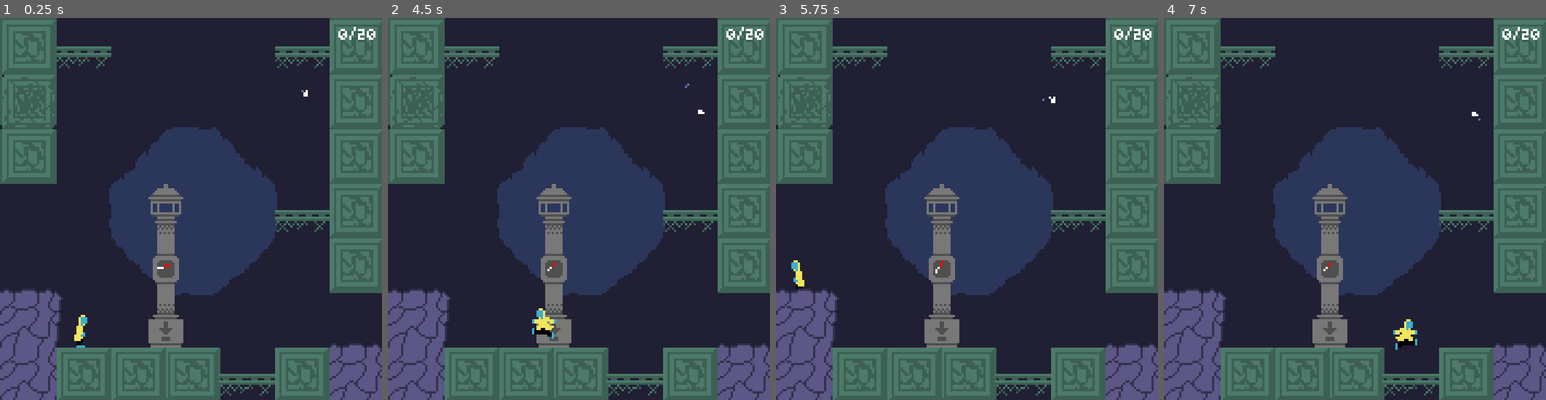
Above: before the commit, frames 1-4 (left to right).
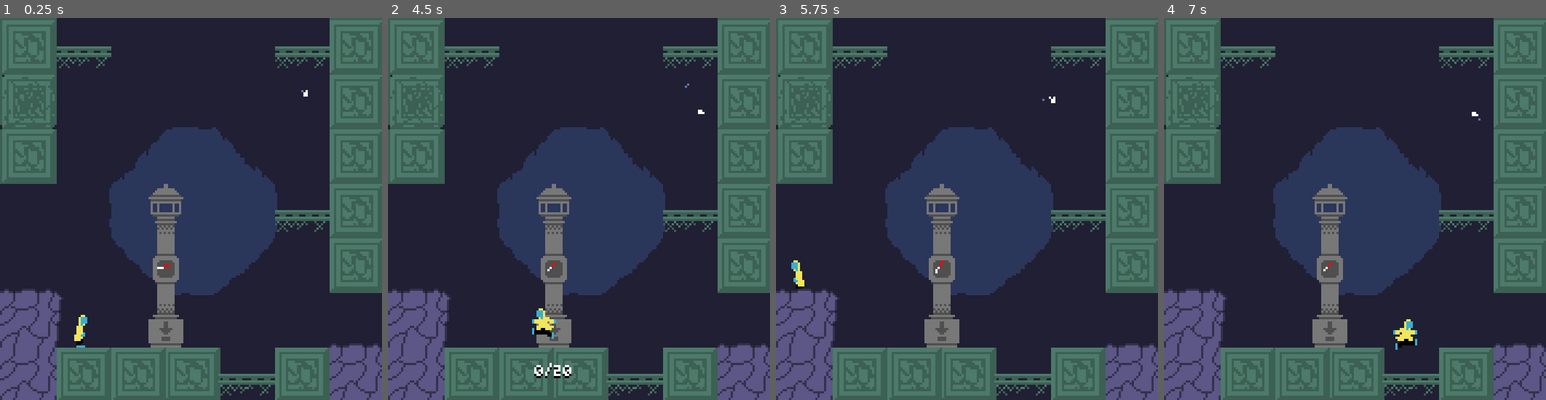
Above: after the commit, the same moments.

Repository: tabrasel/Glowkeeper
Game: Godot game, scene res://scenes/game.tscn
Two runs of this game, one before a commit and one after it. Both use one fixed random seed, a clock stepped at 60 frames per second and the inputs below.
Inputs:
- Up to frame 1 (0.25 s): no input
- Up to frame 2 (4.5 s): hold Right (ui_right) 0.53-1.28 s; tap Z (jump) at 0.77, 1.52, 3.02, 3.77 s; hold Down (ui_down) 1.28-2.03 s; tap Enter at 2 s; hold Right (ui_right) 2.03-3.53 s; hold Left (ui_left) from 3.53 s (still down)
- Up to frame 3 (5.75 s): tap Z (jump) at 4.52 s; release Left (ui_left) at 5.03 s; hold Down (ui_down) from 5.03 s (still down)
- Up to frame 4 (7 s): tap Space at 5.75 s; release Down (ui_down) at 5.78 s; hold Right (ui_right) from 5.78 s (still down); tap Z (jump) at 6.02, 6.77 s

The runs differ from the first frame. In frame 1, 0.1% of the frame differs, in the area x 88-99%, y 2-6%; in frame 2, 0.3%, in the area x 38-99%, y 2-95%; in frame 3, 0.1%; in frame 4, 0.1%.

Commit message:
Give lantern a firefly counter and deposit sfx

Diff:
--- a/scenes/game.tscn
+++ b/scenes/game.tscn
@@ -245,7 +245,7 @@
 tracks/3/type = "method"
 tracks/3/imported = false
 tracks/3/enabled = true
-tracks/3/path = NodePath("%Lantern")
+tracks/3/path = NodePath("../../TileMap/Lantern")
 tracks/3/interp = 1
 tracks/3/loop_wrap = true
 tracks/3/keys = {
@@ -267,10 +267,6 @@
 [node name="GameManager" type="Node" parent="."]
 unique_name_in_owner = true
 script = ExtResource("1_3yjid")
-
-[node name="Lantern" parent="." instance=ExtResource("10_6ajhw")]
-unique_name_in_owner = true
-position = Vector2(75, 150)
 
 [node name="Player" parent="." instance=ExtResource("1_apqri")]
 unique_name_in_owner = true
@@ -332,6 +328,10 @@
 trail_section_subdivisions = 1
 script = ExtResource("4_lkeic")
 
+[node name="Lantern" parent="TileMap" instance=ExtResource("10_6ajhw")]
+unique_name_in_owner = true
+z_index = -1
+
 [node name="Water" parent="." instance=ExtResource("13_6lylm")]
 position = Vector2(-1050, 687)
 spread = 4
@@ -341,6 +341,7 @@
 shape = SubResource("RectangleShape2D_2n0rj")
 
 [node name="Fireflies" type="Node2D" parent="."]
+z_index = 2
 script = ExtResource("8_inwbq")
 firefly_resource = ExtResource("10_e5tni")
 
@@ -425,7 +426,7 @@
 firefly_count_label = NodePath("FireflyCountLabel")
 
 [node name="TransitionOverlay" type="ColorRect" parent="Camera/HUD"]
-z_index = 1
+z_index = 100
 z_as_relative = false
 layout_mode = 1
 anchors_preset = 15
@@ -471,6 +472,7 @@
 
 [node name="FireflyCountLabel" type="Label" parent="Camera/HUD"]
 unique_name_in_owner = true
+visible = false
 layout_mode = 1
 anchors_preset = 1
 anchor_left = 1.0
--- a/scenes/lantern.tscn
+++ b/scenes/lantern.tscn
@@ -1,10 +1,12 @@
-[gd_scene load_steps=11 format=3 uid="uid://vq262us8iqep"]
+[gd_scene load_steps=16 format=3 uid="uid://vq262us8iqep"]
 
 [ext_resource type="Texture2D" uid="uid://if310cb2g3ix" path="res://assets/tilesets/lantern.png" id="1_btv82"]
 [ext_resource type="Script" path="res://scripts/lantern.gd" id="1_vihed"]
 [ext_resource type="Texture2D" uid="uid://cblm3v1omrgnr" path="res://assets/spritesheets/spritesheet_lantern_deposit_sign.png" id="2_5hmh1"]
 [ext_resource type="Resource" uid="uid://n0lyfieda8hv" path="res://resources/firefly_resource.tres" id="2_uhpnt"]
+[ext_resource type="FontFile" uid="uid://cifu5lgij0env" path="res://assets/fonts/font_Simple.ttf" id="6_xkoe1"]
 [ext_resource type="Script" path="res://scripts/compass.gd" id="6_yop7w"]
+[ext_resource type="AudioStream" uid="uid://bid3o8iamdjt6" path="res://assets/sfx/sfx_firefly_deposited.wav" id="7_x6t73"]
 
 [sub_resource type="AtlasTexture" id="AtlasTexture_3yhgl"]
 atlas = ExtResource("2_5hmh1")
@@ -41,14 +43,55 @@
 }]
 
 [sub_resource type="RectangleShape2D" id="RectangleShape2D_3m7kd"]
-size = Vector2(16, 15)
+size = Vector2(26, 30)
 
-[node name="Lantern" type="Node2D" node_paths=PackedStringArray("top_marker", "deposit_area", "deposit_sign_sprite")]
+[sub_resource type="Animation" id="Animation_qxapm"]
+resource_name = "fade_in"
+tracks/0/type = "value"
+tracks/0/imported = false
+tracks/0/enabled = true
+tracks/0/path = NodePath("FireflyCount:modulate")
+tracks/0/interp = 1
+tracks/0/loop_wrap = true
+tracks/0/keys = {
+"times": PackedFloat32Array(0, 1),
+"transitions": PackedFloat32Array(1, 1),
+"update": 0,
+"values": [Color(1, 1, 1, 0), Color(1, 1, 1, 1)]
+}
+
+[sub_resource type="Animation" id="Animation_w1rdu"]
+resource_name = "fade_out"
+tracks/0/type = "value"
+tracks/0/imported = false
+tracks/0/enabled = true
+tracks/0/path = NodePath("FireflyCount:modulate")
+tracks/0/interp = 1
+tracks/0/loop_wrap = true
+tracks/0/keys = {
+"times": PackedFloat32Array(0, 1),
+"transitions": PackedFloat32Array(1, 1),
+"update": 0,
+"values": [Color(1, 1, 1, 1), Color(1, 1, 1, 0)]
+}
+
+[sub_resource type="AnimationLibrary" id="AnimationLibrary_qkltq"]
+_data = {
+"fade_in": SubResource("Animation_qxapm"),
+"fade_out": SubResource("Animation_w1rdu")
+}
+
+[node name="Lantern" type="Node2D" node_paths=PackedStringArray("top_marker", "deposit_area", "deposit_sign_sprite", "deposit_audio_player", "firefly_count_group", "firefly_count_foreground_label", "firefly_count_background_label")]
 script = ExtResource("1_vihed")
 top_marker = NodePath("TopMarker")
 deposit_area = NodePath("DepositArea")
 deposit_sign_sprite = NodePath("DepositSign")
 firefly_resource = ExtResource("2_uhpnt")
+deposit_audio_player = NodePath("DepositAudioPlayer")
+firefly_count_group = NodePath("FireflyCount")
+firefly_count_foreground_label = NodePath("FireflyCount/ForegroundLabel")
+firefly_count_background_label = NodePath("FireflyCount/BackgroundLabel")
+firefly_count_fade_speed = 8.0
 
 [node name="Sprite2D" type="Sprite2D" parent="."]
 position = Vector2(0, -37)
@@ -62,7 +105,7 @@
 [node name="DepositArea" type="Area2D" parent="."]
 
 [node name="CollisionShape2D" type="CollisionShape2D" parent="DepositArea"]
-position = Vector2(0, -7.5)
+position = Vector2(0, -15)
 shape = SubResource("RectangleShape2D_3m7kd")
 
 [node name="Compass" type="Node2D" parent="." node_paths=PackedStringArray("spin_timer")]
@@ -80,6 +123,49 @@
 [node name="TopMarker" type="Marker2D" parent="."]
 position = Vector2(0, -64)
 
+[node name="FireflyCount" type="Control" parent="."]
+modulate = Color(1, 1, 1, 0)
+z_index = 5
+layout_mode = 3
+anchors_preset = 0
+offset_top = 5.0
+offset_right = 40.0
+offset_bottom = 45.0
+
+[node name="BackgroundLabel" type="Label" parent="FireflyCount"]
+self_modulate = Color(0, 0, 0, 1)
+z_as_relative = false
+layout_mode = 0
+offset_left = -10.0
+offset_top = 4.0
+offset_right = 12.0
+offset_bottom = 12.0
+theme_override_fonts/font = ExtResource("6_xkoe1")
+theme_override_font_sizes/font_size = 8
+text = "0/20"
+horizontal_alignment = 1
+
+[node name="ForegroundLabel" type="Label" parent="FireflyCount"]
+z_as_relative = false
+layout_mode = 0
+offset_left = -28.0
+offset_top = 3.0
+offset_right = 30.0
+offset_bottom = 11.0
+theme_override_fonts/font = ExtResource("6_xkoe1")
+theme_override_font_sizes/font_size = 8
+text = "0/20"
+horizontal_alignment = 1
+
+[node name="AnimationPlayer" type="AnimationPlayer" parent="FireflyCount"]
+root_node = NodePath("../..")
+libraries = {
+"": SubResource("AnimationLibrary_qkltq")
+}
+
+[node name="DepositAudioPlayer" type="AudioStreamPlayer" parent="."]
+stream = ExtResource("7_x6t73")
+
 [connection signal="body_entered" from="DepositArea" to="." method="_on_deposit_area_body_entered"]
 [connection signal="body_exited" from="DepositArea" to="." method="_on_deposit_area_body_exited"]
 [connection signal="timeout" from="Compass/SpinTimer" to="Compass" method="_on_spin_timer_timeout"]
--- a/scripts/lantern.gd
+++ b/scripts/lantern.gd
@@ -5,8 +5,15 @@
 @export var deposit_area: Area2D
 @export var deposit_sign_sprite: AnimatedSprite2D
 @export var firefly_resource: FireflyResource
+@export var deposit_audio_player: AudioStreamPlayer
 
-var _player_is_in_deposit_area
+@export_group('Firefly Count')
+@export var firefly_count_group: Control
+@export var firefly_count_foreground_label: Label
+@export var firefly_count_background_label: Label
+@export var firefly_count_fade_speed: float
+
+var _player_is_in_deposit_area: bool
 
 
 func set_deposit_sign_active(active: bool):
@@ -19,15 +26,29 @@
 	firefly_resource.connect("firefly_caught", _on_firefly_caught)
 	firefly_resource.connect("fireflies_deposited", _on_fireflies_deposited)
 
-func _process(_delta):
+func _process(delta):
 	if Input.is_action_just_pressed("ui_down") and _player_is_in_deposit_area and firefly_resource.caught_fireflies.size() > 0:
 		firefly_resource.deposit_fireflies()
+
+	_update_firefly_count(delta)
+
+
+func _update_firefly_count(delta):
+	var alpha_velocity = firefly_count_fade_speed if _player_is_in_deposit_area else -firefly_count_fade_speed
+	var alpha = clamp(firefly_count_group.modulate.a + alpha_velocity * delta, 0, 1)
+	firefly_count_group.modulate = Color(1, 1, 1, alpha)
+
+	var firefly_count_label_text: String =  str(firefly_resource.deposited_fireflies.size()) + "/20"
+	firefly_count_foreground_label.text = firefly_count_label_text
+	firefly_count_background_label.text = firefly_count_label_text
+
 
 func _on_firefly_caught():
 	set_deposit_sign_active(true)
 
 func _on_fireflies_deposited():
 	set_deposit_sign_active(false)
+	deposit_audio_player.play()
 
 func _on_deposit_area_body_entered(body):
 	if body.name == "Player":
Not shown, added: assets/sfx/sfx_firefly_deposited.wav.import
Not shown, added: assets/sfx/sfx_firefly_deposited.wav
